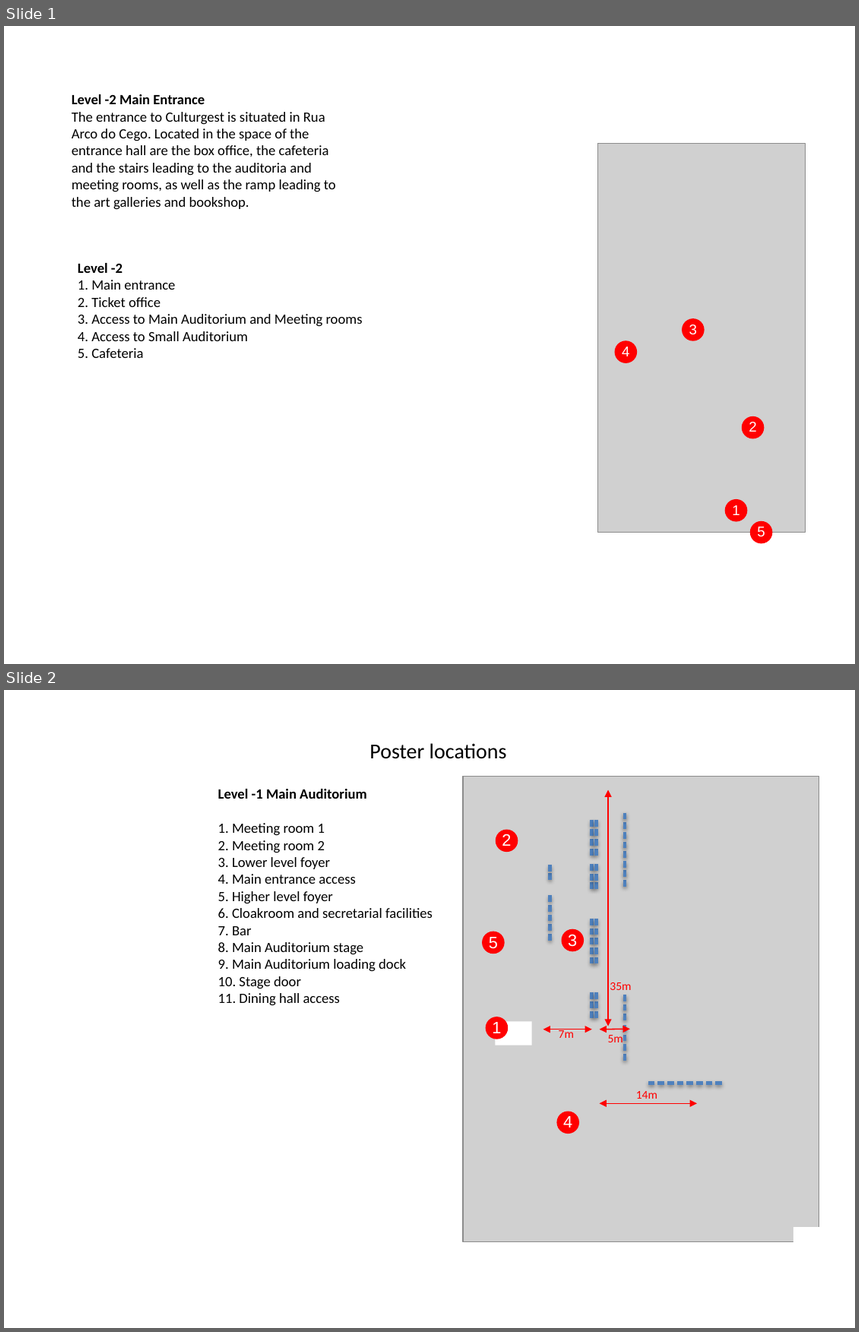
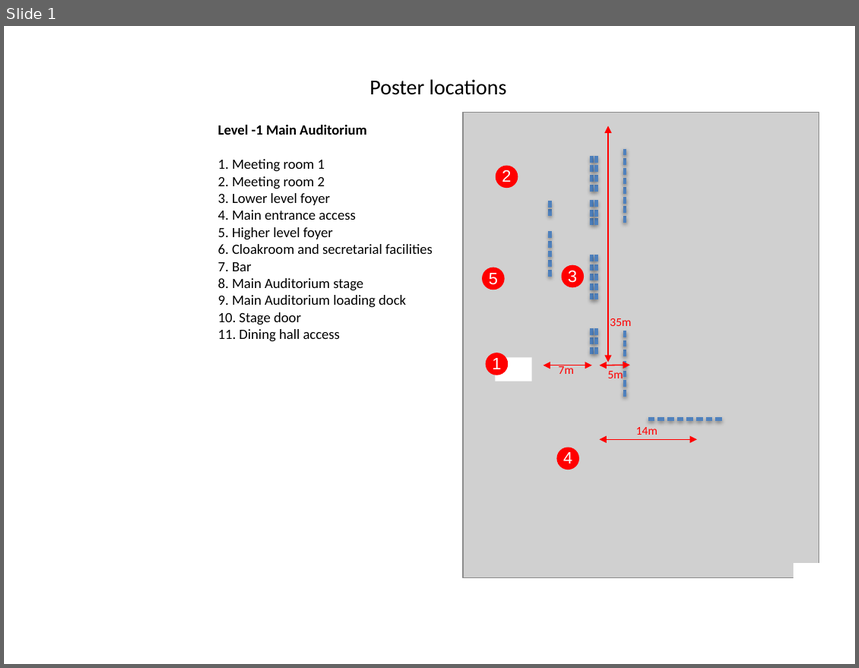
Before and after one commit to fmmb/emnlp2015-handbook, a slide deck: resources/Culturgest-espacos/culturgest-maps.sponsors-and-posters.pptx. Shown one above the other, each under a label of ours: slides 1 and 2 before the commit, slide 1 after it. The pictures are 859x1332 and 859x668 pixels, drawn with LibreOffice and Linux fonts; fonts in the diff are those of the drawing; grey boxes stand for pictures. Boxes give left, top, right and bottom in pixels: in the first picture for what was removed or moved away, otherwise in the second. Text is boxed around its words. In the diff, an @@ line names an element or a change of style, - is before the commit and + after.

```diff
--- a/resources/Culturgest-espacos/culturgest-maps.sponsors-and-posters.pptx
+++ b/resources/Culturgest-espacos/culturgest-maps.sponsors-and-posters.pptx
@@ slide 1 removed at bbox=[4, 26, 855, 664], background #FFFFFF @@
@@ text removed at bbox=[72, 94, 336, 210] @@
-Level -2 Main Entrance
-The entrance to Culturgest is situated in Rua Arco do Cego. Located in the space of the entrance hall are the box office, the cafeteria and the stairs leading to the auditoria and meeting rooms, as well as the ramp leading to the art galleries and bookshop.
@@ picture removed at bbox=[598, 144, 805, 532] @@
@@ text removed at bbox=[78, 263, 363, 358] @@
-Level -2
-1. Main entrance
-2. Ticket office
-3. Access to Main Auditorium and Meeting rooms
-4. Access to Small Auditorium
-5. Cafeteria
@@ ellipse removed at bbox=[683, 319, 704, 340] @@
-3
@@ ellipse removed at bbox=[616, 342, 636, 362] @@
-4
@@ ellipse removed at bbox=[743, 417, 763, 438] @@
-2
@@ ellipse removed at bbox=[726, 501, 747, 522] @@
-1
@@ ellipse removed at bbox=[751, 522, 772, 543] @@
-5
@@ what was slide 2 is now slide 1 @@
```
Also in this commit, not shown: 1 slide changed, 1 other slide removed.
